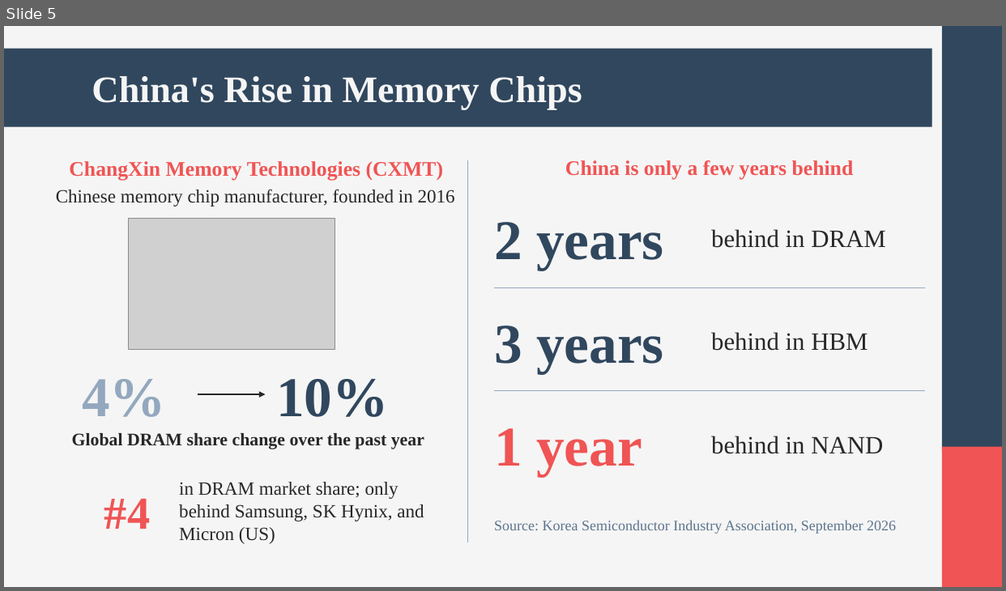
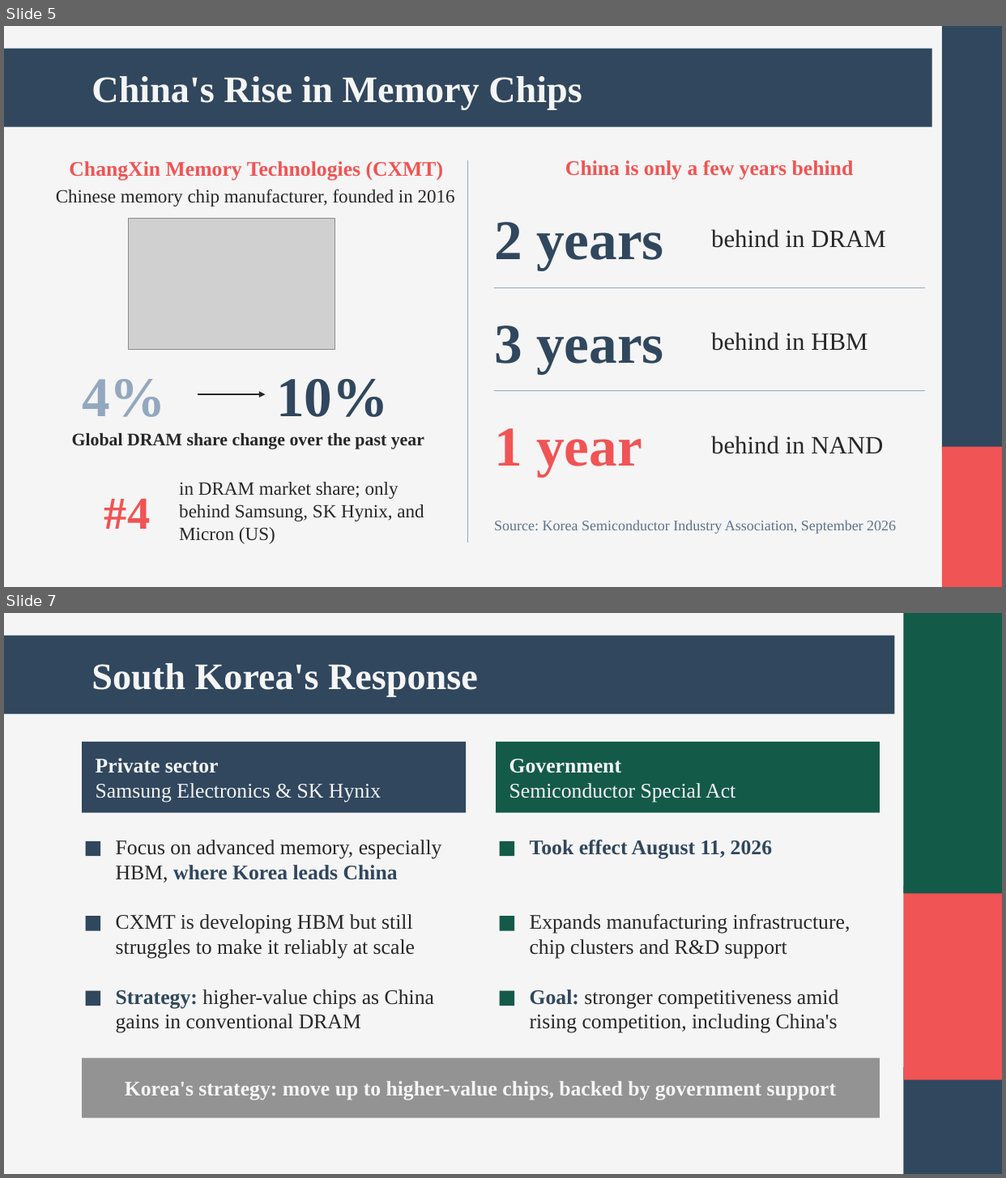
Before and after one commit to andyandrewc21-cyber/owner-repo, a slide deck: korea-china-trade.pptx. Shown one above the other, each under a label of ours: slide 5 before the commit, slides 5 and 7 after it; the slides between them are not shown. The pictures are 1006x591 and 1006x1178 pixels, drawn with LibreOffice and Linux fonts; fonts in the diff are those of the drawing; grey boxes stand for pictures. Boxes give left, top, right and bottom in pixels: in the first picture for what was removed or moved away, otherwise in the second. Text is boxed around its words. In the diff, an @@ line names an element or a change of style, - is before the commit and + after.

```diff
--- a/korea-china-trade.pptx
+++ b/korea-china-trade.pptx
@@ slide 7 added at (4,613,1002,1174), background #F5F5F5 @@
@@ rectangle added at (4,636,895,714), fill #30475E @@
@@ rectangle added at (904,613,1002,894), fill #145A49 @@
@@ title added at (91,663,478,697), 36 pt, text #F5F5F5, bold @@
+South Korea's Response
@@ rectangle added at (82,742,466,813), fill #30475E, 20 pt, text #F5F5F5 @@
+Private sector
+Samsung Electronics & SK Hynix
@@ rectangle added at (496,742,880,813), fill #145A49, 20 pt, text #F5F5F5 @@
+Government
+Semiconductor Special Act
@@ rectangle added at (86,841,100,856), fill #30475E @@
@@ text added at (116,840,442,883), 20 pt, text #272727 @@
+Focus on advanced memory, especially HBM, where Korea leads China
@@ rectangle added at (500,841,514,856), fill #145A49 @@
@@ text added at (530,840,772,858), 20 pt, text #30475E, bold @@
+Took effect August 11, 2026
@@ rectangle added at (904,886,1002,1080), fill #F05454 @@
@@ rectangle added at (86,916,100,931), fill #30475E @@
@@ text added at (116,914,415,959), 20 pt, text #272727 @@
+CXMT is developing HBM but still struggles to make it reliably at scale
@@ rectangle added at (500,916,514,931), fill #145A49 @@
@@ text added at (530,914,850,959), 20 pt, text #272727 @@
+Expands manufacturing infrastructure, chip clusters and R&D support
@@ rectangle added at (86,991,100,1006), fill #30475E @@
@@ text added at (116,990,434,1033), 20 pt, text #272727 @@
+Strategy: higher-value chips as China gains in conventional DRAM
@@ rectangle added at (500,991,514,1006), fill #145A49 @@
@@ text added at (530,990,838,1033), 20 pt, text #272727 @@
+Goal: stronger competitiveness amid rising competition, including China's
@@ rectangle added at (82,1059,880,1118), fill #939393, 20 pt, text #F5F5F5, bold @@
+Korea's strategy: move up to higher-value chips, backed by government support
@@ rectangle added at (904,1067,1002,1174), fill #30475E @@
```
Also in this commit, not shown: 1 other slide added.
